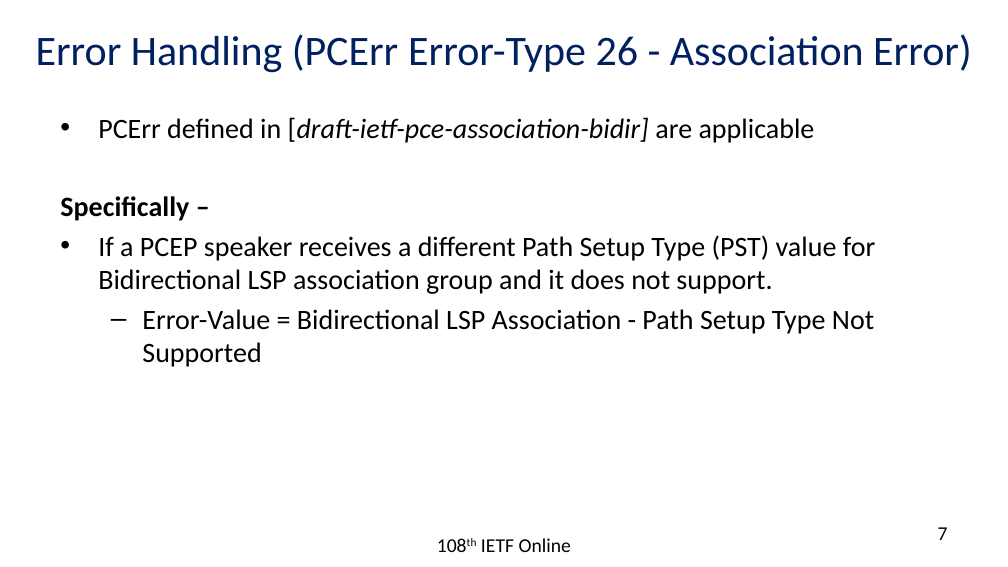
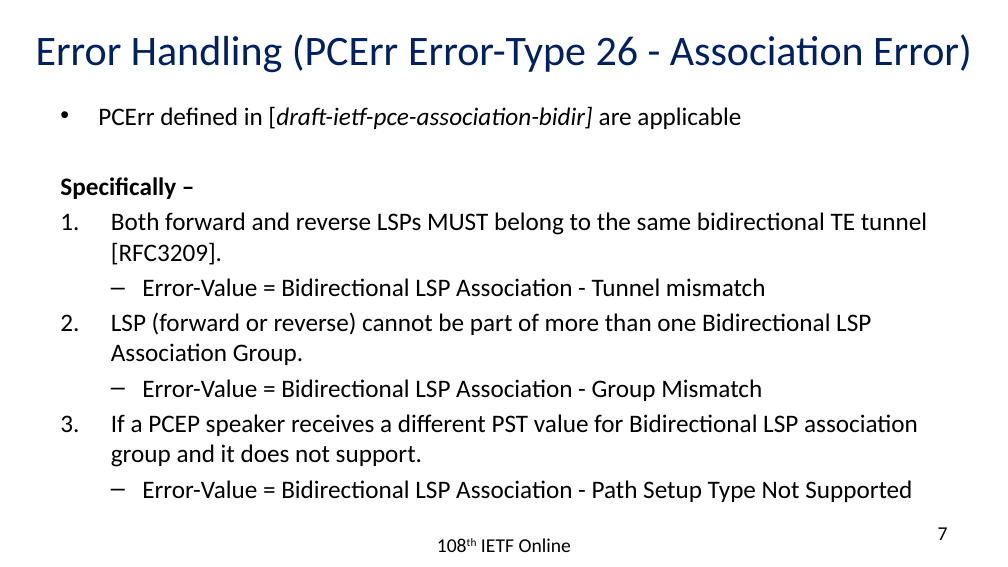
Before and after one commit to rakgandhi/ietf-slides, a slide deck: slide 7 of draft-ietf-pce-sr-bidir-path-02.pptx. Drawn at 1008x567 pixels with LibreOffice and Linux fonts; fonts in the diff are those of the drawing. Boxes give left, top, right and bottom in pixels: in the first picture for what was removed or moved away, otherwise in the second. Text is boxed around its words. In the diff, an @@ line names an element or a change of style, - is before the commit and + after.

```diff
--- a/draft-ietf-pce-sr-bidir-path-02.pptx
+++ b/draft-ietf-pce-sr-bidir-path-02.pptx
@@ text "PCErr defined in [draft-ietf-pce-association-bidir] are ...": place and size @@
-text "PCErr defined in [draft-ietf-pce-association-bidir] are ..." at (60, 117, 876, 367)
+text "PCErr defined in [draft-ietf-pce-association-bidir] are ..." at (60, 106, 927, 502)
@@ text at (60, 106, 912, 502): size 20 to 18 pt in "PCErr defined in [draft-ietf-pce-association-bidir] are appl ...", "Specifically –", "Error-Value = Bidirectional LSP Association - Path ..." @@
@@ text at (111, 212, 927, 467): text changed; size 20 to 18 pt @@
-• If a PCEP speaker receives a different Path Setup Type (PST) value for Bidirectional LSP association group and it does not support.
+1. Both forward and reverse LSPs MUST belong to the same bidirectional TE tunnel [RFC3209].
+  – Error-Value = Bidirectional LSP Association - Tunnel mismatch
+2. LSP (forward or reverse) cannot be part of more than one Bidirectional LSP Association Group.
+  – Error-Value = Bidirectional LSP Association - Group Mismatch
+3. If a PCEP speaker receives a different PST value for Bidirectional LSP association group and it does not support.
```
Also in this commit, not shown: 1 other file.
